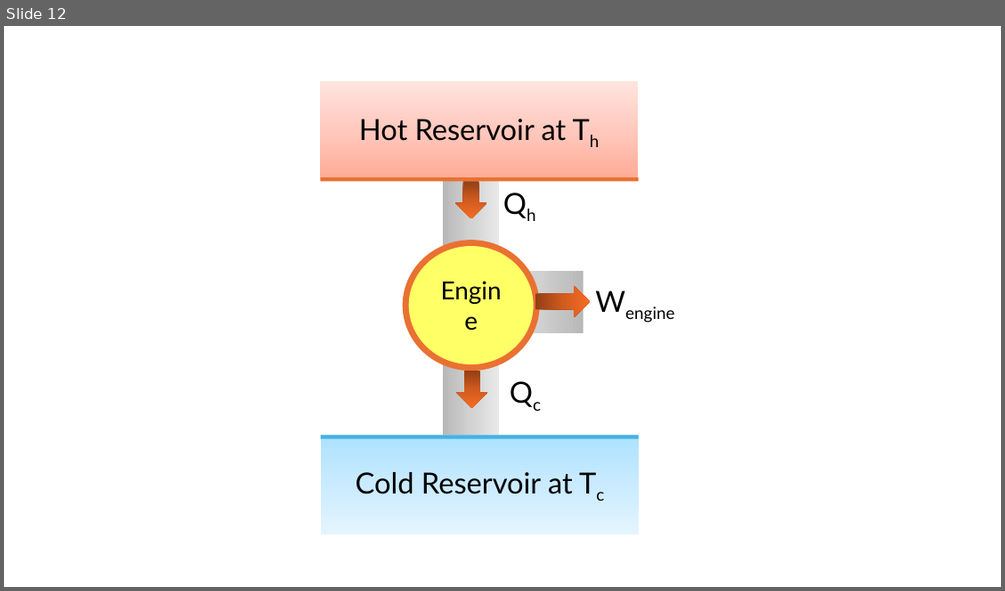
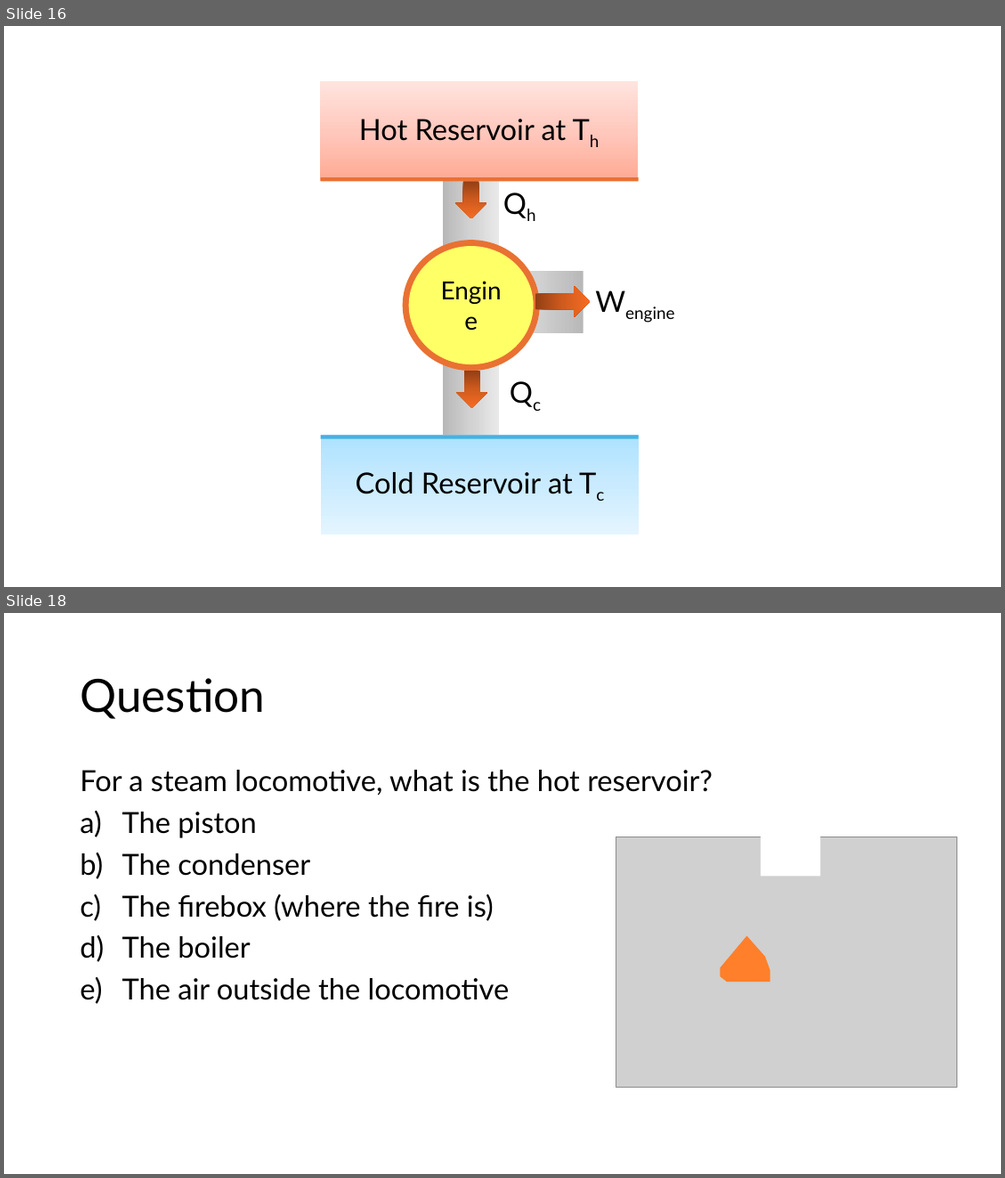
Before and after one commit to rtlines/Introductory-Physics-II, a slide deck: Lecture_Slides/PH 123 Lecture 37.pptx. Shown one above the other, each under a label of ours: slide 12 before the commit, slides 16 and 18 after it; the slides between them are not shown. The pictures are 1005x591 and 1005x1178 pixels, drawn with LibreOffice and Linux fonts; fonts in the diff are those of the drawing; grey boxes stand for pictures. Boxes give left, top, right and bottom in pixels: in the first picture for what was removed or moved away, otherwise in the second. Text is boxed around its words. In the diff, an @@ line names an element or a change of style, - is before the commit and + after.

```diff
--- a/Lecture_Slides/PH 123 Lecture 37.pptx
+++ b/Lecture_Slides/PH 123 Lecture 37.pptx
@@ slide 18 added at (4,613,1001,1174), background #FFFFFF @@
@@ title added at (80,678,265,719), 44 pt, text #000000 @@
+Question
@@ text added at (80,770,712,1000), 28 pt, text #000000 @@
+For a steam locomotive, what is the hot reservoir?
+a) The piston
+b) The condenser
+c) The firebox (where the fire is)
+d) The boiler
+e) The air outside the locomotive
@@ picture added at (616,837,956,1088) @@
@@ rectangle added at (760,830,821,876), fill #FFFFFF @@
@@ freeform shape added at (720,936,770,981), fill #FF7F2A @@
@@ what was slide 12 is now slide 16 @@
```
Also in this commit, not shown: 1 slide changed, 9 other slides added, 35 other files.
